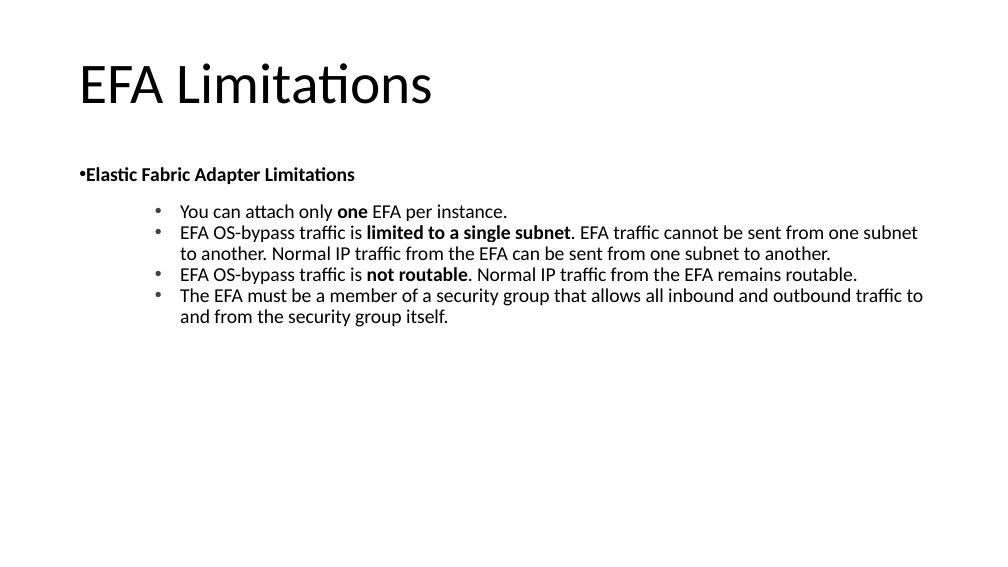
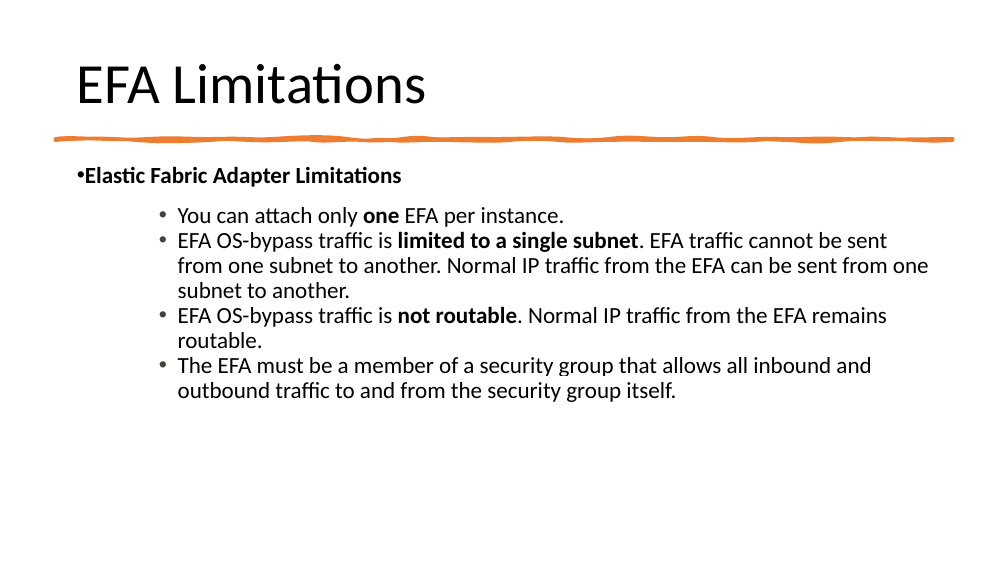
Before and after one commit to IlyaChakun/aws-iba-courses, a slide deck: slide 9 of lecture-materials/Network&ContentDelivery/vpc/vpc-ena-efa.pptx (slide 8 before the commit). Drawn at 1008x567 pixels with LibreOffice and Linux fonts; fonts in the diff are those of the drawing. Boxes give left, top, right and bottom in pixels: in the first picture for what was removed or moved away, otherwise in the second. Text is boxed around its words. In the diff, an @@ line names an element or a change of style, - is before the commit and + after.

```diff
--- a/lecture-materials/Network&ContentDelivery/vpc/vpc-ena-efa.pptx
+++ b/lecture-materials/Network&ContentDelivery/vpc/vpc-ena-efa.pptx
@@ title "EFA Limitations" at <box>77,64,426,104</box>: size 54.7 to 54 pt @@
@@ freeform shape added at <box>55,138,953,140</box>, fill #ED7D31, outline #ED7D31 3.25 pt @@
@@ text "Elastic Fabric Adapter Limitations" at <box>85,166,929,402</box>: size 18.7 to 22 pt; indent changed @@
```
Also in this commit, not shown: 2 other slides changed, 7 slides added, 7 slides removed, 17 other files.
